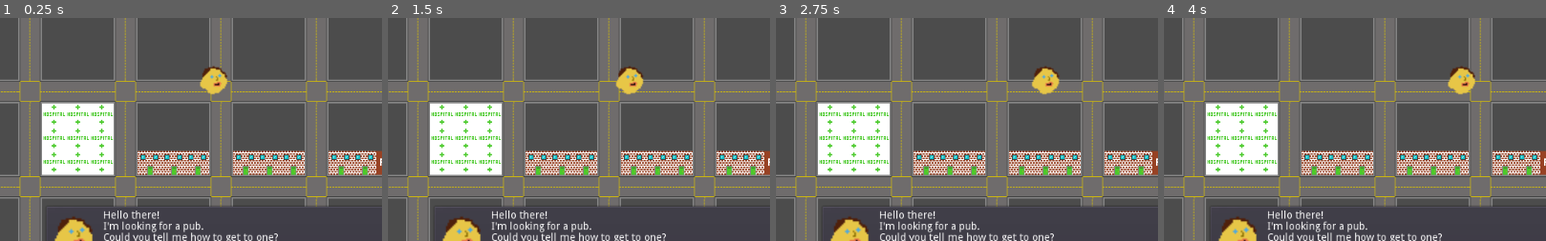
Above: before the commit, frames 1-4 (left to right).
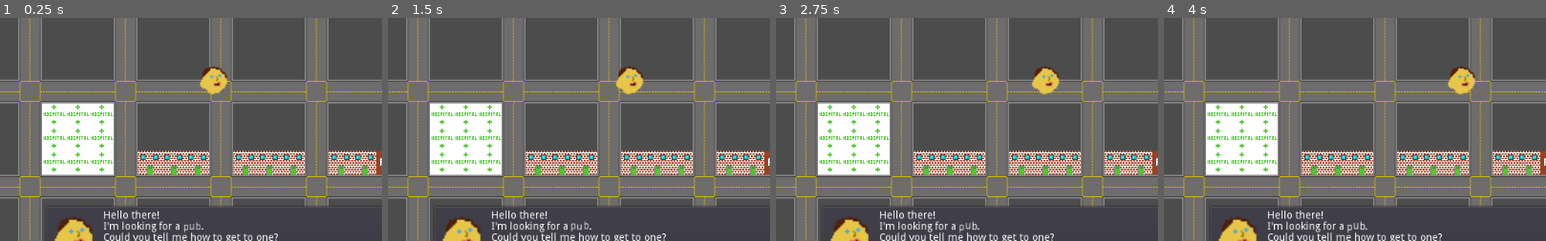
Above: after the commit, the same moments.

Repository: rikkiprince/ggj21-wfh-lost-and-found
Game: Godot game, scene res://TilemapTest.tscn
The game is run twice, just before and just after one commit, with the same random seed, the same clock (stepped at 60 frames per second) and the same inputs.
Inputs (mouse positions are % of the whole screen's width and height, from its top left):
- Up to frame 1 (0.25 s): no input
- Up to frame 2 (1.5 s): click (48, 97) at 0.52 s; type "12" at 0.6 s
- Up to frame 3 (2.75 s): no input
- Up to frame 4 (4 s): no input
The pictures show only the part of the screen within x 7-57%, y 29-79%; the shares and areas given below are measured in that part.

The runs differ from the first frame. In frame 1, less than 0.1% of the frame differs, in the area x 48-53%, y 91-97%; in frame 2, 0.1%, in the area x 47-53%, y 91-97%; in frame 3, less than 0.1%; in frame 4, less than 0.1%.

Commit message:
Updating conversation to use bbcode

Diff:
--- a/godot-project/Conversation.gd
+++ b/godot-project/Conversation.gd
@@ -1,7 +1,13 @@
 extends RichTextLabel
 
 func _on_Speech_text_entered(new_text):
+	new_text = animate_key_words(new_text)
+
 	push_align(RichTextLabel.ALIGN_RIGHT)
-	add_text(new_text)
+	append_bbcode(new_text)
 	pop()
 	scroll_to_line(get_line_count()-1)
+
+func animate_key_words(new_text):
+	new_text = new_text.replacen("left", "[shake]left[/shake]")
+	return new_text
--- a/godot-project/ConversationPanel.gd
+++ b/godot-project/ConversationPanel.gd
@@ -3,4 +3,4 @@
 onready var conversation_output_label = get_node("HBoxContainer/VBoxContainer/ConversationOutput")
 
 func set_conversation_output(text):
-	conversation_output_label.text = text
+	conversation_output_label.bbcode_text = text
--- a/godot-project/ConversationPanel.tscn
+++ b/godot-project/ConversationPanel.tscn
@@ -42,6 +42,7 @@
 margin_bottom = 136.0
 focus_mode = 2
 size_flags_vertical = 3
+bbcode_enabled = true
 scroll_active = false
 selection_enabled = true
 script = ExtResource( 1 )
--- a/godot-project/Level1.gd
+++ b/godot-project/Level1.gd
@@ -30,7 +30,7 @@
 	# I'm looking for a pub.
 	# Could you tell me how to get to one?
 	add_child(conversation_node)
-	conversation_node.set_conversation_output("Hello there!\nI'm looking for a pub.\nCould you tell me how to get to one?")
+	conversation_node.set_conversation_output("Hello there!\nI'm looking for a [shake rate=5 level=10]pub[/shake].\nCould you tell me how to get to one?")
 
 func _on_Tourist_tourist_arrived(tourist):
 	tourist.queue_free()
